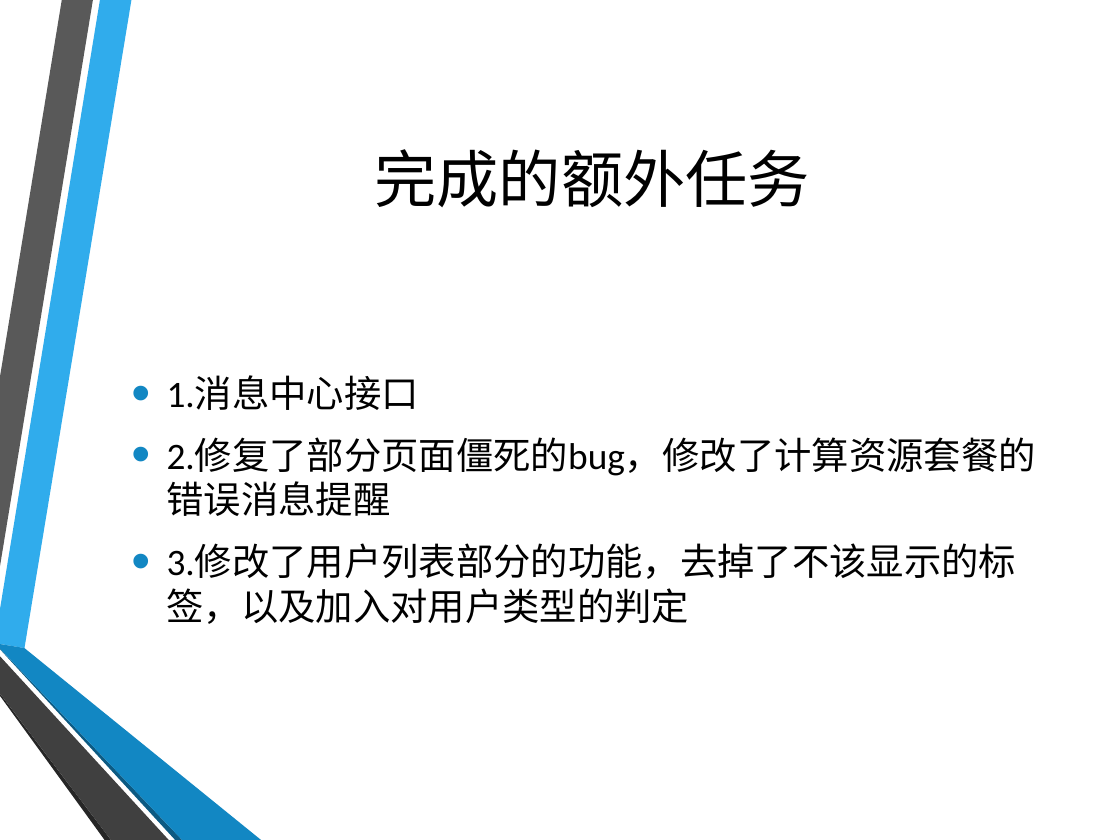
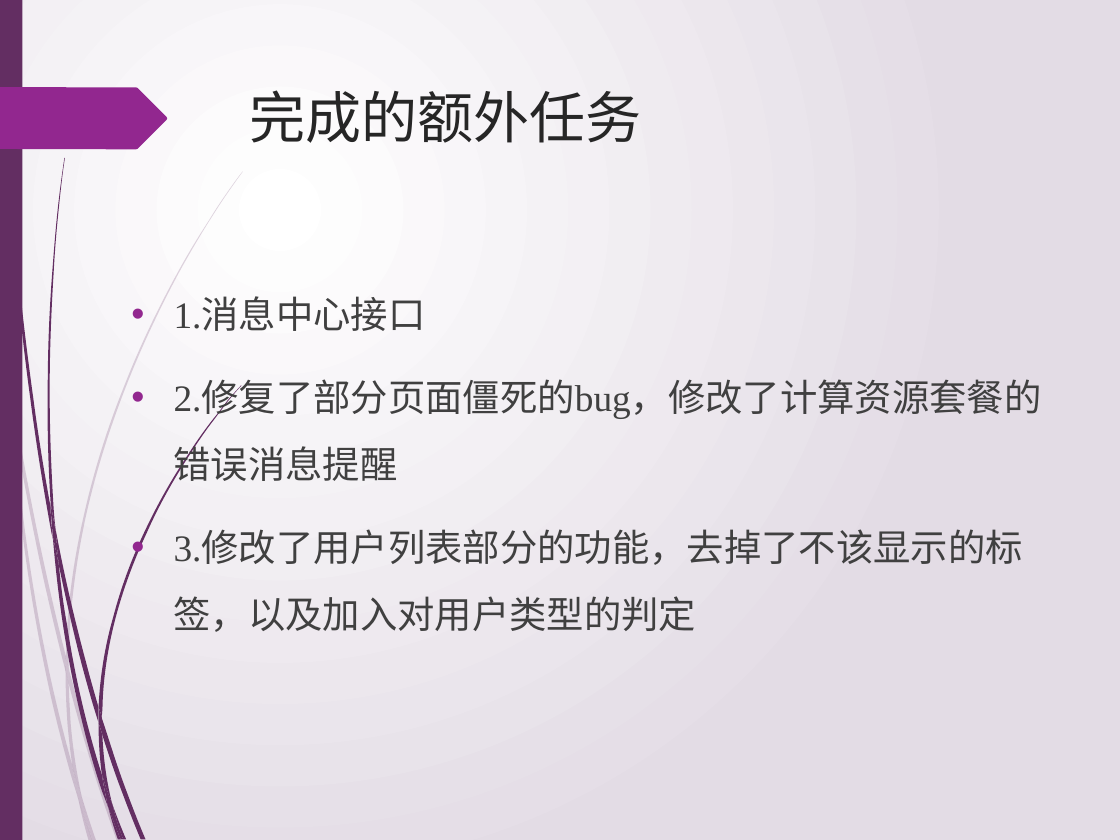
Before and after one commit to jiguanglizipao/LSMS, a slide deck: slide 4 of ppt_of_sprint/sprint3.pptx. Drawn at 1120x840 pixels with LibreOffice and Linux fonts; fonts in the diff are those of the drawing; background and template pictures are left out. Boxes give left, top, right and bottom in pixels: in the first picture for what was removed or moved away, otherwise in the second. Text is boxed around its words. In the diff, an @@ line names an element or a change of style, - is before the commit and + after.

```diff
--- a/ppt_of_sprint/sprint3.pptx
+++ b/ppt_of_sprint/sprint3.pptx
@@ background picture (left out) to gradient #FFFFFF to #E4DDE6 @@
@@ rectangle added at box(0, 0, 22, 840), fill #632E62 @@
@@ freeform shape: place and size @@
-freeform shape at box(0, 0, 93, 567)
+freeform shape at box(2, 0, 53, 539)
@@ freeform shape at box(2, 0, 53, 539): fill #595959 to #632E62 @@
@@ freeform shape added at box(0, 87, 167, 150), fill #92278F @@
@@ title "完成的额外任务": place and size @@
-title "完成的额外任务" at box(375, 149, 810, 207)
+title "完成的额外任务" at box(249, 90, 641, 143)
@@ title "完成的额外任务" at box(249, 90, 641, 143): size 40 to 36 pt, font Calibri to Times New Roman, text colour #000000 to #262626; alignment centre to left; vertical alignment middle to top @@
@@ freeform shape: place and size @@
-freeform shape at box(0, 0, 131, 648)
+freeform shape at box(47, 158, 65, 529)
@@ freeform shape at box(47, 158, 65, 529): fill #30ACEC to #632E62 @@
@@ text "1.消息中心接口" at box(174, 299, 1042, 632): font Calibri to Times New Roman, text colour #000000 to #404040; indent changed; line spacing 1 to 1.5; bullet colour #1287C3 to #92278F; vertical alignment middle to top @@
@@ freeform shape removed at box(0, 648, 183, 840) @@
@@ freeform shape removed at box(0, 644, 261, 840) @@
@@ freeform shape: place and size @@
-freeform shape at box(0, 693, 111, 840)
+freeform shape at box(65, 671, 81, 796)
@@ freeform shape at box(65, 671, 81, 796): fill #262626 to #632E62 at 20% opacity @@
@@ freeform shape: place and size @@
-freeform shape at box(0, 656, 169, 840)
+freeform shape at box(68, 668, 120, 840)
@@ freeform shape at box(68, 668, 120, 840): fill #404040 to #632E62 at 20% opacity @@
@@ group added at box(0, 171, 243, 840): 8 freeform shapes @@
@@ group added at box(50, 385, 242, 840): 10 freeform shapes @@
```
Also in this commit, not shown: 3 other slides changed, 2 other files.
